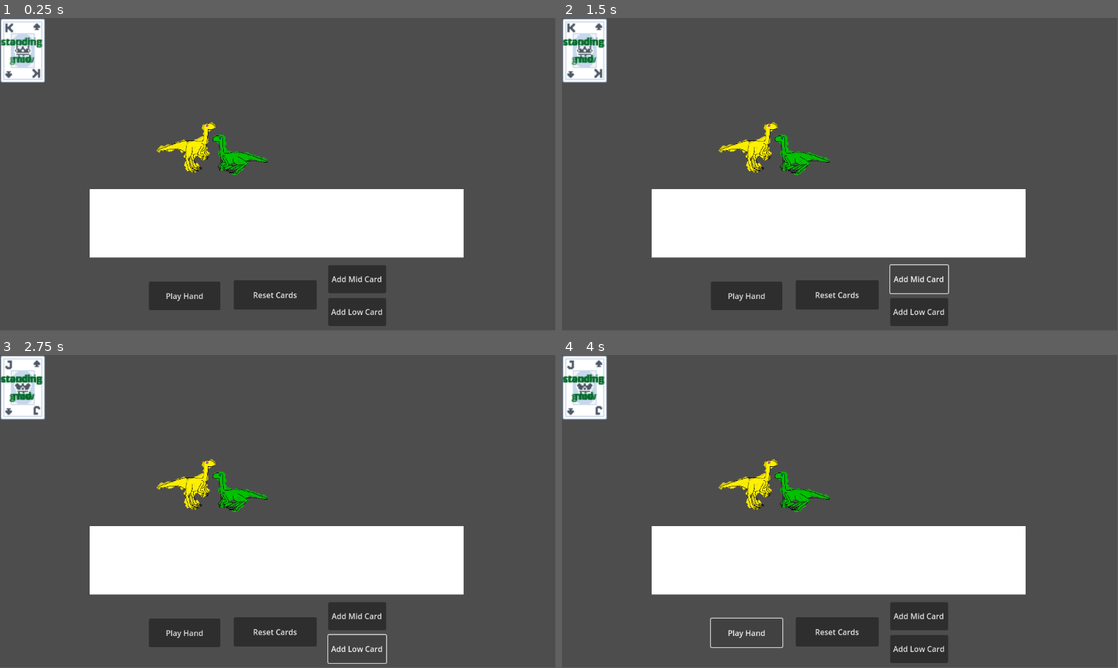
Above: before the commit, frames 1-4 (two rows, left to right).
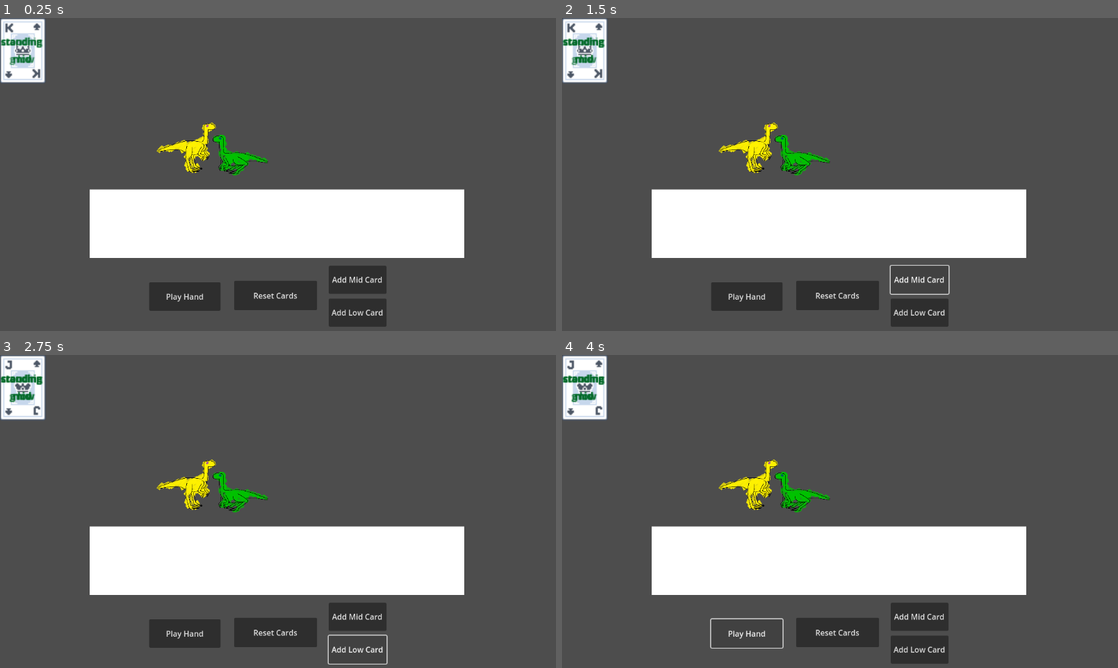
Above: after the commit, the same moments.

Repository: stellarinrin/dinosaur_fighting_card_game
Game: Godot game, scene res://game.tscn
Two runs of this game, one before a commit and one after it. Both use one fixed random seed, a clock stepped at 60 frames per second and the inputs below.
Inputs:
- Up to frame 1 (0.25 s): no input
- Up to frame 2 (1.5 s): click "Reset Cards" at 0.5 s; click "Add Mid Card" at 1.25 s
- Up to frame 3 (2.75 s): click "Add Low Card" at 2 s
- Up to frame 4 (4 s): click "Play Hand" at 2.75 s; click "Play Hand" at 3.5 s
In our replay, the window is 799x449 before the commit and 800x450 after it. These sizes can differ from the game's own. Grey fills any space a smaller window leaves; there, only what the larger window draws over its background counts as a difference.

The runs differ from the first frame. In frame 1, 1.3% of the frame differs, in the area x 4-84%, y 14-99%; in frame 2, 1.4%, in the area x 3-84%, y 14-99%; in frame 3, 1.4%; in frame 4, 1.4%.
Error in both runs: Invalid access to property or key 'move_index' on a base object of type 'Nil'. (res://scripts/states/parse_card.gd:10)

Commit message:
Add basic sound effects

Diff:
--- /dev/null
+++ b/dinosaur_fighting_card_game/audio_stream_player_2d.gd
@@ -0,0 +1,55 @@
+extends AudioStreamPlayer2D
+
+@export var button_click_sound : AudioStream
+@export var button_hover_sound : AudioStream
+@export var hit_sound : AudioStream
+@export var swing_sound : AudioStream
+
+func _ready() -> void:
+	Events.parsed_card.connect(_on_parsed_card.bind())
+
+func _on_parsed_card(index: int, attributes: MoveAttributes) -> void:
+	stream = hit_sound
+	play()
+
+
+func _on_reset_cards_button_down() -> void:
+	stream = button_click_sound
+	play()
+
+
+func _on_reset_cards_mouse_entered() -> void:
+	stream = button_hover_sound
+	play()
+
+
+func _on_play_hand_button_down() -> void:
+	stream = button_click_sound
+	play()
+
+
+func _on_play_hand_mouse_entered() -> void:
+	stream = button_hover_sound
+	play()
+
+
+
+func _on_add_mid_card_button_down() -> void:
+	stream = button_click_sound
+	play()
+
+
+func _on_add_mid_card_mouse_entered() -> void:
+	stream = button_hover_sound
+	play()
+
+
+
+func _on_add_low_card_button_down() -> void:
+	stream = button_click_sound
+	play()
+
+
+func _on_add_low_card_mouse_entered() -> void:
+	stream = button_hover_sound
+	play()
--- /dev/null
+++ b/dinosaur_fighting_card_game/bgmp_layer.gd
@@ -0,0 +1 @@
+extends AudioStreamPlayer2D
--- a/dinosaur_fighting_card_game/game.gd
+++ b/dinosaur_fighting_card_game/game.gd
@@ -7,6 +7,7 @@
 @onready var isAnimationFinished : bool = true
 @onready var standing_mid_card = preload("res://scenes/card-standing-mid.tscn")
 @onready var crouching_low_card = preload("res://scenes/card-crouching-low.tscn")
+
 
 func _ready() -> void:
 	# Initialise the state machine, passing a reference of the player to the states,
--- a/dinosaur_fighting_card_game/game.tscn
+++ b/dinosaur_fighting_card_game/game.tscn
@@ -1,15 +1,22 @@
-[gd_scene load_steps=15 format=3 uid="uid://bd5j326o1s54n"]
+[gd_scene load_steps=22 format=3 uid="uid://bd5j326o1s54n"]
 
 [ext_resource type="PackedScene" uid="uid://bkii041wwh5sn" path="res://scenes/card.tscn" id="1_hygin"]
 [ext_resource type="Script" uid="uid://dv14l1byshnse" path="res://game.gd" id="1_n0eis"]
+[ext_resource type="AudioStream" uid="uid://ceokasgqio88" path="res://assets/audio/アホの子.mp3" id="2_boyg6"]
 [ext_resource type="Script" uid="uid://ce5tlqq5nxspm" path="res://scripts/game_state_controller.gd" id="2_lqju6"]
+[ext_resource type="Script" uid="uid://c4wkipra21sga" path="res://audio_stream_player_2d.gd" id="3_e36ub"]
+[ext_resource type="Script" uid="uid://c2p04ywy131nf" path="res://bgmp_layer.gd" id="3_hb5m1"]
 [ext_resource type="Script" uid="uid://bwoaq8fw2j28y" path="res://scripts/combo_box.gd" id="3_u4083"]
 [ext_resource type="Script" uid="uid://tu52wobmgfj6" path="res://scripts/states/player_input.gd" id="3_wjgea"]
+[ext_resource type="AudioStream" uid="uid://cd5iy63fbke4r" path="res://assets/audio/MenuButtonSound.wav" id="4_hb5m1"]
 [ext_resource type="Script" uid="uid://bye6uk8ioj8ts" path="res://scripts/states/parse_card.gd" id="4_i14vp"]
 [ext_resource type="Script" uid="uid://dt817218d0jim" path="res://pause.gd" id="4_oic87"]
 [ext_resource type="Script" uid="uid://c8hqy72sf3l02" path="res://scripts/states/simulate_attacks.gd" id="5_ehbcw"]
+[ext_resource type="AudioStream" uid="uid://b8nast02yf2t7" path="res://assets/audio/ButtonHoverSound.wav" id="5_x5p1p"]
 [ext_resource type="Script" uid="uid://bmqc37vg5el4c" path="res://failure.gd" id="6_i0vdo"]
 [ext_resource type="Script" uid="uid://btlamgnmd4thu" path="res://scripts/states/success.gd" id="7_avx0k"]
+[ext_resource type="AudioStream" uid="uid://bpntw61k61n0u" path="res://assets/audio/WinSound.wav" id="7_f1jbl"]
+[ext_resource type="AudioStream" uid="uid://bwnwlbdlfsojt" path="res://assets/audio/PortalFX.wav" id="8_hb5m1"]
 [ext_resource type="PackedScene" uid="uid://dtbl6tu7720f6" path="res://scenes/player_character.tscn" id="10_eginm"]
 [ext_resource type="Texture2D" uid="uid://bqimbco8ox5o8" path="res://assets/character-dinosaur-test-crouching.png" id="10_lc2xo"]
 [ext_resource type="Texture2D" uid="uid://dudl6ru5kwjxn" path="res://assets/card_assets/card_ground_low.png" id="12_iotsf"]
@@ -20,6 +27,21 @@
 [node name="Game" type="Node2D"]
 y_sort_enabled = true
 script = ExtResource("1_n0eis")
+
+[node name="BGMPLayer" type="AudioStreamPlayer2D" parent="."]
+stream = ExtResource("2_boyg6")
+autoplay = true
+parameters/looping = true
+script = ExtResource("3_hb5m1")
+
+[node name="SFXPlayer" type="AudioStreamPlayer2D" parent="."]
+stream = ExtResource("8_hb5m1")
+volume_db = 10.0
+script = ExtResource("3_e36ub")
+button_click_sound = ExtResource("4_hb5m1")
+button_hover_sound = ExtResource("5_x5p1p")
+hit_sound = ExtResource("8_hb5m1")
+swing_sound = ExtResource("7_f1jbl")
 
 [node name="GameStateController" type="Node" parent="." node_paths=PackedStringArray("starting_state")]
 script = ExtResource("2_lqju6")
@@ -120,13 +142,14 @@
 offset_bottom = 639.0
 text = "Add Low Card"
 
-[node name="CharacterDinosaurTestCrouching" type="Sprite2D" parent="UI"]
+[node name="Stage" type="Node2D" parent="."]
+
+[node name="CharacterDinosaurTestCrouching" type="Sprite2D" parent="Stage"]
 modulate = Color(2.117753e-06, 0.80588436, 0.7920013, 1)
 position = Vector2(497.99997, 284)
-scale = Vector2(-0.24, 0.24)
+rotation = 3.1415927
+scale = Vector2(0.24, -0.24)
 texture = ExtResource("10_lc2xo")
-
-[node name="Stage" type="Node2D" parent="."]
 
 [node name="PlayerCharacter" parent="Stage" instance=ExtResource("10_eginm")]
 position = Vector2(386, 269)
@@ -145,7 +168,15 @@
 move_index = 1
 
 [connection signal="area_entered" from="ComboBox/ColorRect/ComboBoxArea" to="ComboBox/ColorRect/ComboBoxContainer" method="_on_combo_box_area_entered"]
+[connection signal="button_down" from="UI/ResetCards" to="SFXPlayer" method="_on_reset_cards_button_down"]
 [connection signal="button_down" from="UI/ResetCards" to="ComboBox/ColorRect/ComboBoxContainer" method="_on_reset_cards_button_down"]
+[connection signal="mouse_entered" from="UI/ResetCards" to="SFXPlayer" method="_on_reset_cards_mouse_entered"]
 [connection signal="button_down" from="UI/PlayHand" to="." method="_on_play_hand_button_down"]
+[connection signal="button_down" from="UI/PlayHand" to="SFXPlayer" method="_on_play_hand_button_down"]
+[connection signal="mouse_entered" from="UI/PlayHand" to="SFXPlayer" method="_on_play_hand_mouse_entered"]
 [connection signal="button_down" from="UI/AddMidCard" to="." method="_on_add_mid_card_button_down"]
+[connection signal="button_down" from="UI/AddMidCard" to="SFXPlayer" method="_on_add_mid_card_button_down"]
+[connection signal="mouse_entered" from="UI/AddMidCard" to="SFXPlayer" method="_on_add_mid_card_mouse_entered"]
 [connection signal="button_down" from="UI/AddLowCard" to="." method="_on_add_low_card_button_down"]
+[connection signal="button_down" from="UI/AddLowCard" to="SFXPlayer" method="_on_add_low_card_button_down"]
+[connection signal="mouse_entered" from="UI/AddLowCard" to="SFXPlayer" method="_on_add_low_card_mouse_entered"]
--- a/dinosaur_fighting_card_game/project.godot
+++ b/dinosaur_fighting_card_game/project.godot
@@ -20,6 +20,10 @@
 MouseBrain="*res://scripts/mouse_brain.gd"
 Events="*res://scripts/Events.gd"
 
+[display]
+
+window/stretch/mode="viewport"
+
 [dotnet]
 
 project/assembly_name="dinosaur_fighting_card_game"
--- /dev/null
+++ b/dinosaur_fighting_card_game/scenes/audio_stream_player_2d.gd
@@ -0,0 +1,3 @@
+extends AudioStreamPlayer2D
+@export var card_grab_sound : AudioStream
+@export var card_drop_sound : AudioStream
--- a/dinosaur_fighting_card_game/scenes/card.tscn
+++ b/dinosaur_fighting_card_game/scenes/card.tscn
@@ -1,8 +1,11 @@
-[gd_scene load_steps=6 format=3 uid="uid://bkii041wwh5sn"]
+[gd_scene load_steps=9 format=3 uid="uid://bkii041wwh5sn"]
 
 [ext_resource type="Texture2D" uid="uid://h0gtmhoucvgh" path="res://assets/card_assets/card_ground_standing.png" id="1_grwcn"]
 [ext_resource type="Script" uid="uid://djxysx7sbuwty" path="res://scripts/card.gd" id="1_tvcam"]
 [ext_resource type="Resource" uid="uid://cy088d5m4asxl" path="res://resources/standing_mid.tres" id="3_1ggeu"]
+[ext_resource type="Script" uid="uid://16u5tl8q8h18" path="res://scenes/audio_stream_player_2d.gd" id="4_6ligt"]
+[ext_resource type="AudioStream" uid="uid://cd5iy63fbke4r" path="res://assets/audio/MenuButtonSound.wav" id="5_8w5pg"]
+[ext_resource type="AudioStream" uid="uid://djx2uhsx20sb6" path="res://assets/audio/BackButtonSound.wav" id="6_nvopj"]
 
 [sub_resource type="LabelSettings" id="LabelSettings_ktuci"]
 font_size = 9
@@ -54,6 +57,13 @@
 position = Vector2(47.25, 67.75)
 shape = SubResource("RectangleShape2D_6u4wf")
 
+[node name="CardSFX" type="AudioStreamPlayer2D" parent="."]
+unique_name_in_owner = true
+pitch_scale = 0.5
+script = ExtResource("4_6ligt")
+card_grab_sound = ExtResource("5_8w5pg")
+card_drop_sound = ExtResource("6_nvopj")
+
 [connection signal="child_entered_tree" from="." to="." method="_on_child_entered_tree"]
 [connection signal="child_exiting_tree" from="." to="." method="_on_child_exiting_tree"]
 [connection signal="mouse_entered" from="." to="." method="_on_mouse_entered"]
--- a/dinosaur_fighting_card_game/scripts/card.gd
+++ b/dinosaur_fighting_card_game/scripts/card.gd
@@ -38,9 +38,13 @@
 			_change_scale(Vector2(2.3, 2.3))
 			_set_rotation(delta)
 			$Sprite2D.z_index = 100
+			if not is_dragging:
+				%CardSFX.stream = %CardSFX.card_grab_sound
+				%CardSFX.play()
 			is_dragging = true
 			MouseBrain.node_being_dragged = self
 			$Sprite2D/Shadow.position = Vector2(0, 3).rotated($Sprite2D.rotation)
+
 		else:
 			_change_scale(Vector2(2.27, 2.27))
 			$Sprite2D.rotation_degrees = lerp($Sprite2D.rotation_degrees, 0.0, 22.0*delta)
@@ -48,6 +52,8 @@
 			if MouseBrain.node_being_dragged == self:
 				MouseBrain.node_being_dragged = null
 				$Sprite2D/Shadow.position = Vector2(0, 0).rotated($Sprite2D.rotation)
+				%CardSFX.stream = %CardSFX.card_drop_sound
+				%CardSFX.play()
 		return
 
 	$Sprite2D.z_index = 0
Not shown, added: dinosaur_fighting_card_game/assets/audio/BackButtonSound.wav.import
Not shown, added: dinosaur_fighting_card_game/assets/audio/ButtonHoverSound.wav.import
Not shown, added: dinosaur_fighting_card_game/assets/audio/MenuButtonSound.wav.import
Not shown, added: dinosaur_fighting_card_game/assets/audio/PortalFX.wav.import
Not shown, added: dinosaur_fighting_card_game/assets/audio/WallRun.wav.import
Not shown, added: dinosaur_fighting_card_game/assets/audio/WinSound.wav.import
Not shown, added: dinosaur_fighting_card_game/assets/audio/WinSound2.wav.import
Not shown, added: dinosaur_fighting_card_game/assets/audio/アホの子.mp3.import
Not shown, added: dinosaur_fighting_card_game/audio_stream_player_2d.gd.uid
Not shown, added: dinosaur_fighting_card_game/bgmp_layer.gd.uid
Not shown, added: dinosaur_fighting_card_game/scenes/audio_stream_player_2d.gd.uid
Not shown, added: dinosaur_fighting_card_game/assets/Noto_Sans_JP.zip
(and 8 more such lines)
